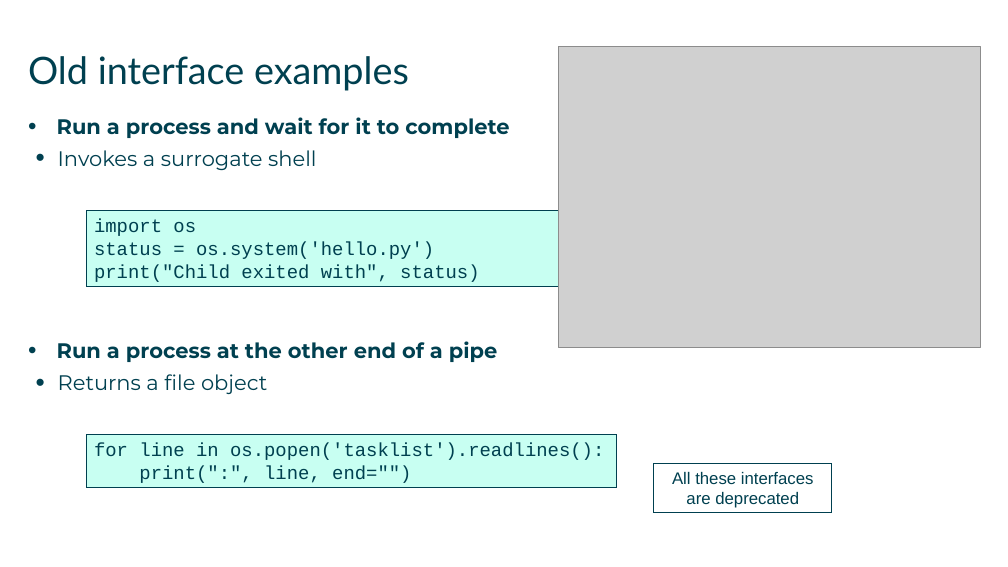
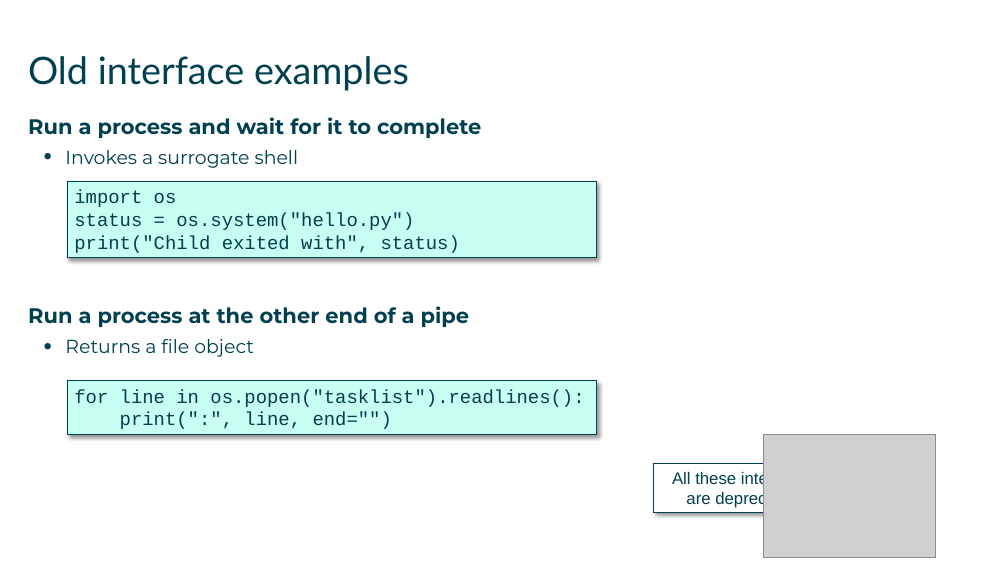
Before and after one commit to AndySmithQA/June24py3, a slide deck: slide 5 of QAPYTH3/DG_14_Multitasking_and_asyncio.pptx. Drawn at 1008x567 pixels with LibreOffice and Linux fonts; fonts in the diff are those of the drawing; grey boxes stand for pictures. Boxes give left, top, right and bottom in pixels: in the first picture for what was removed or moved away, otherwise in the second. Text is boxed around its words. In the diff, an @@ line names an element or a change of style, - is before the commit and + after.

```diff
--- a/QAPYTH3/DG_14_Multitasking_and_asyncio.pptx
+++ b/QAPYTH3/DG_14_Multitasking_and_asyncio.pptx
@@ text "Run a process and wait ..." at bbox=[28, 117, 481, 357]: size 20 to 18 pt in "Invokes a surrogate shell", "Returns a file object"; bullet • to none; indent changed @@
@@ rectangle "import os": place and size @@
-rectangle "import os" at bbox=[87, 210, 616, 287]
+rectangle "import os" at bbox=[67, 181, 597, 258]
@@ rectangle "import os" at bbox=[67, 181, 597, 258]: shadow on @@
@@ text in rectangle at bbox=[74, 213, 414, 230]: text changed @@
-status = os.system('hello.py')
+status = os.system("hello.py")
@@ rectangle "for line in os.popen("tasklist").readlines():" at bbox=[67, 381, 597, 435]: shadow on @@
@@ rectangle "for line in os.popen("tasklist").readlines():": place and size @@
-rectangle "for line in os.popen("tasklist").readlines():" at bbox=[87, 434, 617, 488]
+rectangle "for line in os.popen("tasklist").readlines():" at bbox=[67, 381, 597, 435]
@@ text in rectangle at bbox=[74, 390, 584, 407]: text changed @@
-for line in os.popen('tasklist').readlines():
+for line in os.popen("tasklist").readlines():
@@ picture: place and size @@
-picture at bbox=[558, 46, 980, 347]
+picture at bbox=[763, 435, 936, 558]
@@ rectangle "All these interfaces are deprecated" at bbox=[654, 464, 833, 513]: fill none to #FFFFFF; shadow on @@
```
Also in this commit, not shown: 24 other slides changed, 45 other files.
